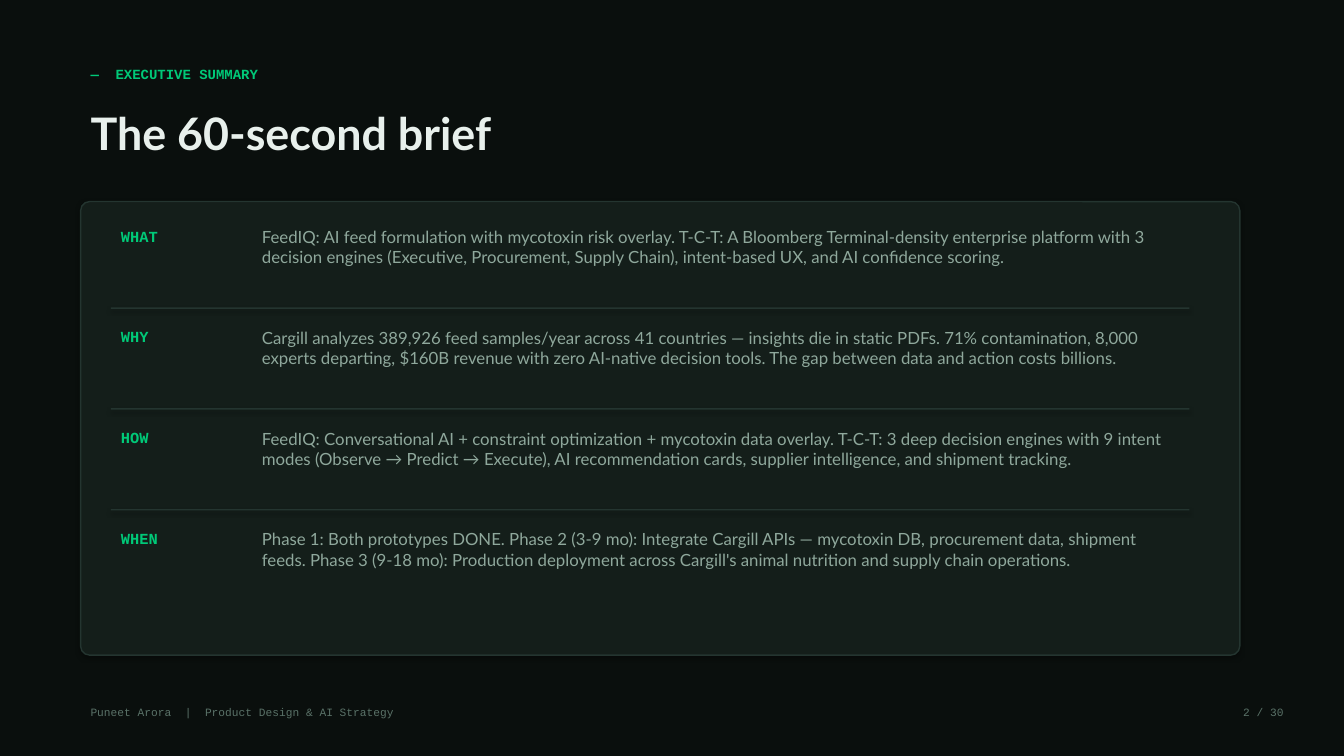
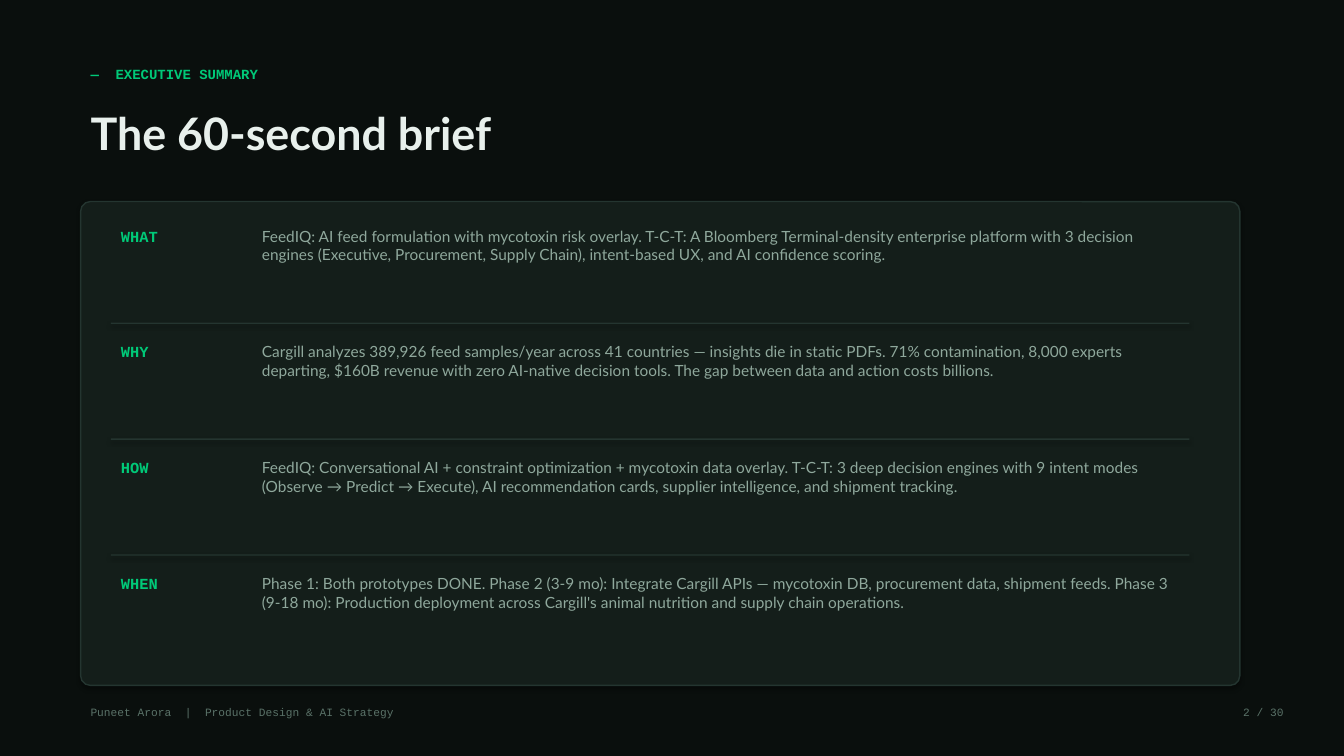
Before and after one commit to puneetindeelhi940/portfolio, a slide deck: slide 2 of FeedIQ-TCT-Case-Study-Puneet-Arora.pptx. Drawn at 1344x756 pixels with LibreOffice and Linux fonts; fonts in the diff are those of the drawing. Boxes give left, top, right and bottom in pixels: in the first picture for what was removed or moved away, otherwise in the second. Text is boxed around its words. In the diff, an @@ line names an element or a change of style, - is before the commit and + after.

```diff
--- a/FeedIQ-TCT-Case-Study-Puneet-Arora.pptx
+++ b/FeedIQ-TCT-Case-Study-Puneet-Arora.pptx
@@ rounded rectangle: place and size @@
-rounded rectangle at box(81, 202, 1240, 655)
+rounded rectangle at box(81, 202, 1240, 686)
@@ rectangle: place and size @@
-rectangle at box(111, 308, 1190, 309)
+rectangle at box(111, 323, 1190, 324)
@@ text "WHY": place and size @@
-text "WHY" at box(121, 332, 149, 342)
+text "WHY" at box(121, 347, 149, 357)
@@ text "Cargill analyzes 389,926 feed samples/year ...": place and size @@
-text "Cargill analyzes 389,926 feed samples/year ..." at box(262, 331, 1138, 367)
+text "Cargill analyzes 389,926 feed samples/year ..." at box(262, 345, 1122, 379)
@@ rectangle: place and size @@
-rectangle at box(111, 408, 1190, 409)
+rectangle at box(111, 439, 1190, 440)
@@ text "HOW": place and size @@
-text "HOW" at box(121, 432, 149, 443)
+text "HOW" at box(121, 462, 149, 473)
@@ text "FeedIQ: Conversational AI + constraint ...": place and size @@
-text "FeedIQ: Conversational AI + constraint ..." at box(262, 432, 1161, 468)
+text "FeedIQ: Conversational AI + constraint ..." at box(262, 461, 1138, 495)
@@ rectangle: place and size @@
-rectangle at box(111, 509, 1190, 510)
+rectangle at box(111, 555, 1190, 556)
@@ text "WHEN": place and size @@
-text "WHEN" at box(121, 534, 158, 544)
+text "WHEN" at box(121, 579, 158, 589)
@@ size 12 to 11 pt in 4 elements at box(262, 230, 1134, 263), box(262, 345, 1122, 379), box(262, 461, 1138, 495), box(262, 577, 1168, 611) @@
@@ text "Phase 1: Both prototypes DONE. ...": place and size @@
-text "Phase 1: Both prototypes DONE. ..." at box(262, 532, 1136, 569)
+text "Phase 1: Both prototypes DONE. ..." at box(262, 577, 1168, 611)
```
Also in this commit, not shown: 23 other slides changed, 3 other files.
